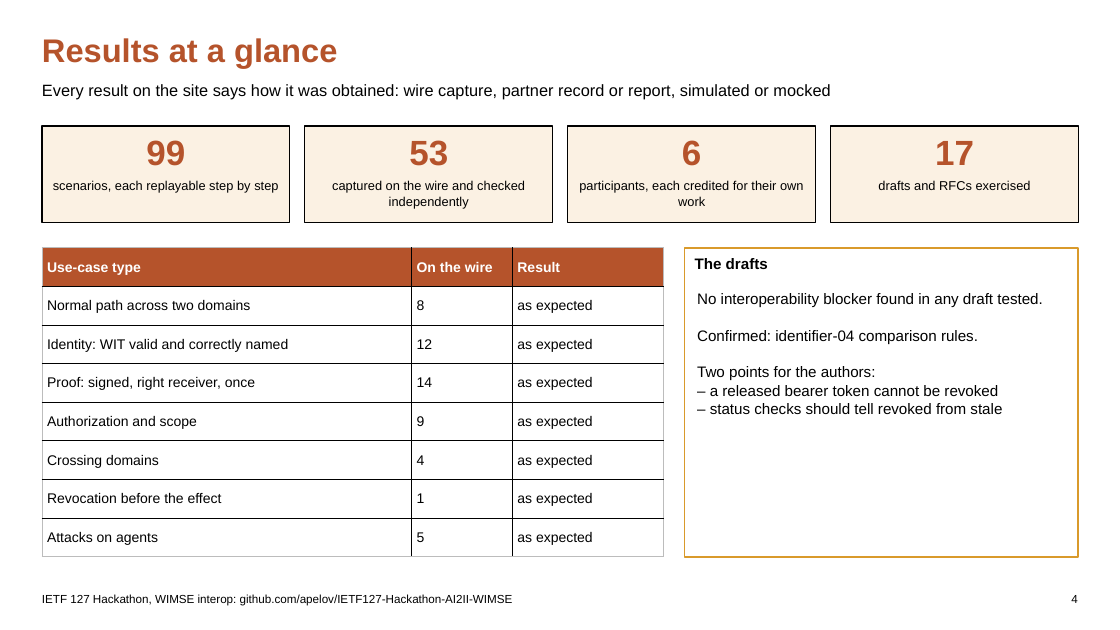
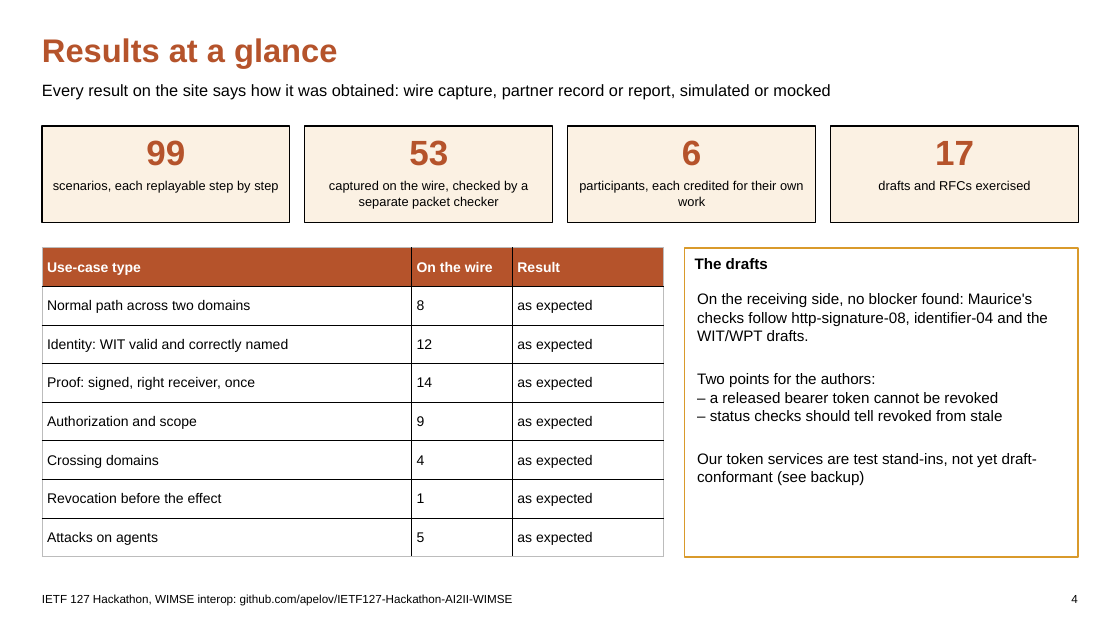
Before and after one commit to apelov/IETF127-Hackathon-AI2II-WIMSE, a slide deck: slide 4 of IETF127_WIMSE_Session.pptx. Drawn at 1120x630 pixels with LibreOffice and Linux fonts; fonts in the diff are those of the drawing. Boxes give left, top, right and bottom in pixels: in the first picture for what was removed or moved away, otherwise in the second. Text is boxed around its words. In the diff, an @@ line names an element or a change of style, - is before the commit and + after.

```diff
--- a/IETF127_WIMSE_Session.pptx
+++ b/IETF127_WIMSE_Session.pptx
@@ text at [329,180,528,209]: text changed @@
-captured on the wire and checked independently
+captured on the wire, checked by a separate packet checker
@@ text at [697,293,1048,341]: text changed @@
-No interoperability blocker found in any draft tested.
-Confirmed: identifier-04 comparison rules.
+On the receiving side, no blocker found: Maurice's checks follow http-signature-08, identifier-04 and the WIT/WPT drafts.
@@ text at [697,453,1037,485]: paragraph added @@
+Our token services are test stand-ins, not yet draft-conformant (see backup)
```
Also in this commit, not shown: 11 other slides changed, 1 slide added, 5 other files.
